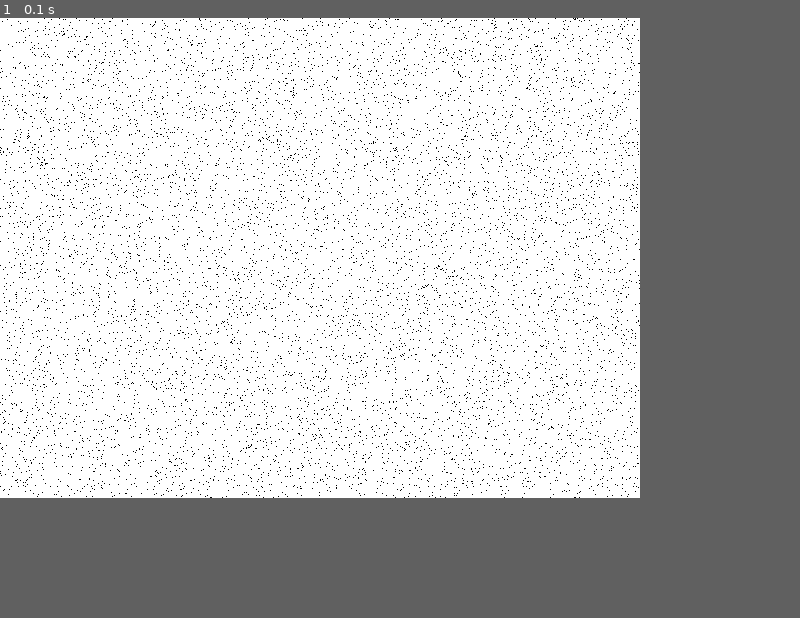
Above: before the commit, frame 1.
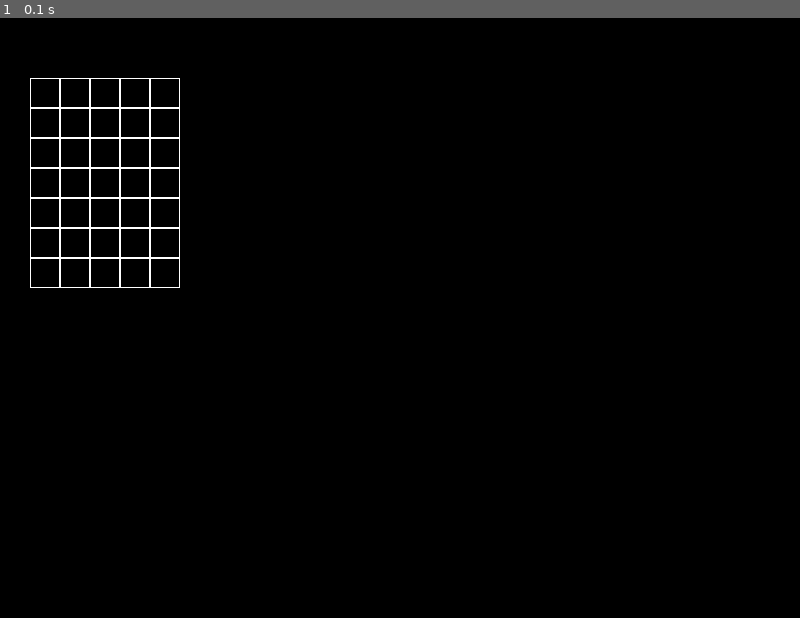
Above: after the commit, the same moment.

Repository: dsponer/pygame_ya
Game: pygame game, started from leson_one.py
The game is run twice, just before and just after one commit, with the same random seed, the same clock (stepped at 60 frames per second) and the same inputs.
Inputs:
- Up to frame 1 (0.1 s): no input
In our replay, the window is 640x480 before the commit and 800x600 after it. These sizes can differ from the game's own. Grey fills any space a smaller window leaves; there, only what the larger window draws over its background counts as a difference.

The runs differ from the first frame. In frame 1, 61% of the frame differs, in the area x 0-80%, y 0-80%.

Commit message:
add four lesson

Diff:
--- /dev/null
+++ b/hw_test.py
@@ -0,0 +1,37 @@
+import pygame
+
+
+def draw(screen):
+    b, x = 30, 15
+    for i in range(12):
+        if i % 2 == 0:
+            for j in range(10):
+                pygame.draw.polygon(screen, (255, 0, 0),
+                                    [((b * j) + (2 * j), (x * i) + (2 * i) + x),
+                                     ((b * j) + (2 * j), (x * i) + (2 * i)),
+                                     ((b * j) + (2 * j) + b, (x * i) + (2 * i)),
+                                     ((b * j) + (2 * j) + b, (x * i) + (2 * i) + x)])
+        elif i % 2 == 1:
+            pygame.draw.polygon(screen, (255, 0, 0),
+                                [(0, (x * i) + (2 * i) + x),
+                                 (0, (x * i) + (2 * i)),
+                                 (15, (x * i) + (2 * i)),
+                                 (15, (x * i) + (2 * i) + x)])
+            for j in range(9):
+                pygame.draw.polygon(screen, (255, 0, 0),
+                                    [((b * j) + (2 * j) + 17, (x * i) + (2 * i) + x),
+                                     ((b * j) + (2 * j) + 17, (x * i) + (2 * i)),
+                                     ((b * j) + (2 * j) + b + 17, (x * i) + (2 * i)),
+                                     ((b * j) + (2 * j) + b + 17, (x * i) + (2 * i) + x)])
+
+
+if __name__ == '__main__':
+    pygame.init()
+    size = 300, 200
+    screen = pygame.display.set_mode(size)
+    screen.fill((255, 255, 255))
+    draw(screen)
+    while pygame.event.wait().type != pygame.QUIT:
+        pygame.display.flip()
+
+    pygame.quit()
--- a/leson_one.py
+++ b/leson_one.py
@@ -1,41 +1,41 @@
 import pygame
-import random
 
 
-def draw(screen):
-    font = pygame.font.Font(None, 50)
-    text = font.render('Hello, Pygame', True, (255, 0, 0))
-    text_x = w // 2 - text.get_width() // 2
-    text_y = 0
-    text_w = text.get_width()
-    text_h = text.get_height()
-    screen.blit(text, (text_x, text_y))
-    pygame.draw.rect(screen, (0, 0, 255), (text_x - 15, text_y - 15, text_w + 30, text_h + 30), 1)
+class Board:
+    def __init__(self, width, height):
+        self.width = width
+        self.height = height
+        self.board = [[0] * width for _ in range(height)]
+        self.left = 10
+        self.top = 10
+        self.cell_size = 30
 
+    def set_view(self, left, top, cell_size):
+        self.left = left
+        self.top = top
+        self.cell_size = cell_size
 
-def draw_circle(screen):
-    color = pygame.Color(255, 0, 10)
-    pygame.draw.circle(screen, color, (640 // 2 - 25, 480 // 2 - 25), 100, 0)
-    hsv = color.hsva
-    color.hsva = (hsv[0], hsv[1], hsv[2] - 30, hsv[3])
-    pygame.draw.circle(screen, color, (640 // 2 + 15, 480 // 2 + 15), 100, 0)
-
-
-def draw_points(screen):
-    for i in range(random.randint(1000, 10000)):
-        screen.fill(pygame.Color('black'), (random.random() * w, random.random() * h, 1, 1))
+    def render(self, screen):
+        cell_size_y = self.cell_size
+        for i in range(self.height):
+            cell_size_x = self.cell_size
+            cell_size_y += self.cell_size
+            for j in range(self.width):
+                pygame.draw.rect(screen, (255, 255, 255),
+                                 (cell_size_x, cell_size_y, self.cell_size, self.cell_size), 1)
+                cell_size_x += self.cell_size
 
 
 if __name__ == '__main__':
     pygame.init()
-    size = w, h = 640, 480
+    size = width, height = 800, 600
     screen = pygame.display.set_mode(size)
-    screen.fill((255, 255, 255))
-
-    # draw(screen)
-    # draw_circle(screen)
-    draw_points(screen)
-    while pygame.event.wait().type != pygame.QUIT:
+    board = Board(5, 7)
+    running = True
+    while running:
+        for event in pygame.event.get():
+            if event.type == pygame.QUIT:
+                running = False
+        screen.fill((0, 0, 0))
+        board.render(screen)
         pygame.display.flip()
-
-    pygame.quit()
--- /dev/null
+++ b/lesson_four.py
@@ -0,0 +1,72 @@
+import os
+import sys
+import pygame
+import random
+
+def load_image(name, image_size, colorkey=None):
+    path = os.path.join('data', name)
+    if not os.path.isfile(path):
+        print('не найдено')
+        sys.exit()
+    image = pygame.image.load(name)
+    if colorkey is not None:
+        image = image.convert()
+        if colorkey == -1:
+            colorkey = image.get_at((0, 0))
+        image.set_colorkey(colorkey)
+    # else:
+    #     image = image.convert_alpha()
+    image = pygame.transform.scale(image, image_size)
+    image = pygame.transform.rotate(image, 30)
+    return image
+
+
+class DeadPool(pygame.sprite.Sprite):
+    def __init__(self, *group):
+        super().__init__(*group)
+        self.image = load_image('/Users/dsponer/PycharmProjects/pygame_ya/warrior.png', (100, 100))
+        self.robot = load_image('/Users/dsponer/PycharmProjects/pygame_ya/lovepool.png', (100, 100))
+        self.rect = self.image.get_rect()
+        self.rect.x = random.randrange(w)
+        self.rect.y = random.randrange(h)
+
+    def update(self, *args):
+        self.rect = self.rect.move(random.randrange(3) - 1, random.randrange(3) - 1)
+
+        if args and args[0].type == pygame.MOUSEBUTTONDOWN and self.rect.collidepoint(args[0].pos):
+            self.image = self.robot
+
+
+if __name__ == '__main__':
+    pygame.init()
+
+    size = w, h = (640, 480)
+
+    # image = pygame.Surface((100, 100))
+    # image.fill(pygame.Color('blue'))
+
+    # image = load_image('/Users/dsponer/PycharmProjects/pygame_ya/neon-genesis-evangelion-1.jpg', (400, 400))
+    group_sprites = pygame.sprite.Group()
+
+    for _ in range(100):
+        DeadPool(group_sprites)
+
+    screen = pygame.display.set_mode(size)
+    running = True
+    clock = pygame.time.Clock()
+
+    while running:
+        screen.fill((0, 0, 0))
+        for event in pygame.event.get():
+            if event.type == pygame.QUIT:
+                running = False
+            elif event.type == pygame.MOUSEBUTTONDOWN:
+                for robot in group_sprites:
+                    robot.update(event)
+        group_sprites.draw(screen)
+        group_sprites.update(event)
+
+        clock.tick(120)
+        # screen.blit(image, (10, 10))
+        pygame.display.flip()
+    pygame.quit()
--- a/lesson_three.py
+++ b/lesson_three.py
@@ -23,7 +23,7 @@
         colors = [pygame.Color('black'), pygame.Color('white')]
         for i in range(self.h):
             for j in range(self.w):
-                pygame.draw.rect(screen, colors[self.table[j][i]], (
+                pygame.draw.rect(screen, colors[self.table[i][j]], (
                     self.left + i * self.cell_size, self.top + j * self.cell_size, self.cell_size, self.cell_size))
                 pygame.draw.rect(screen, colors[1], (
                     self.left + i * self.cell_size, self.top + j * self.cell_size, self.cell_size, self.cell_size), 1)
--- a/lesson_two.py
+++ b/lesson_two.py
@@ -17,7 +17,7 @@
         draw(screen)
         while pygame.event.wait().type != pygame.QUIT:
             pygame.display.flip()
-    except:
+    except AssertionError:
         print('неверный формат ввода')
         pygame.quit()
 
Binary file added: butter.png
Binary file added: lovepool.png
Binary file added: neon-genesis-evangelion-1.jpg
Binary file added: warrior.png
